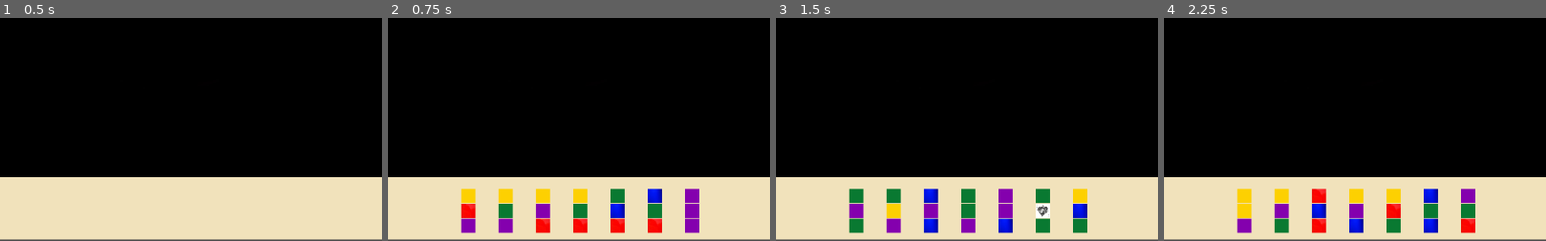
Above: before the commit, frames 1-4 (left to right).
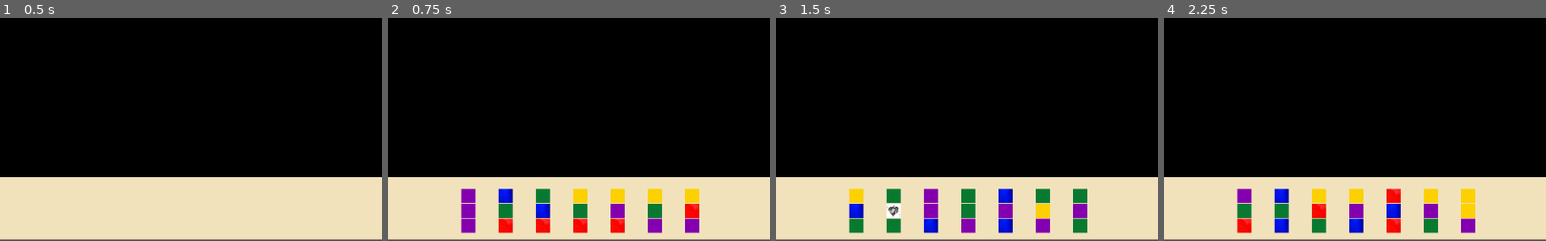
Above: after the commit, the same moments.

Repository: tartempion-sdr/chromino-V2
Game: Godot game, scene res://Node2D.tscn
Same seed, same stepped clock (60 frames per second), same inputs: the game is played once before the commit and once after it.
Inputs:
- Up to frame 1 (0.5 s): no input
- Up to frame 2 (0.75 s): click "JETONS DISPONIBLE =" at 0.5 s
- Up to frame 3 (1.5 s): click "JETONS DISPONIBLE = 73" at 1.25 s
- Up to frame 4 (2.25 s): click "JETONS DISPONIBLE = 66" at 2 s
The pictures show only the part of the screen within x 28-78%, y 50-100%; the shares and areas given below are measured in that part.

Frame 1 is identical in both runs. In frame 2, 3.1% of the frame differs, in the area x 19-82%, y 76-97%; in frame 3, 2.5%; in frame 4, 4.6%.
Error after the commit: Invalid get index '7' (on base: 'Array'). (res://Node2D.gd:247)

Commit message:
bug flehe corige + func affihe ajoute  ok stable

Diff:
--- a/Node2D.gd
+++ b/Node2D.gd
@@ -143,7 +143,7 @@
 (Vector2(650, 560)),
 (Vector2(700, 560))]
 
-var list_affihe_position_porte_jetons = []
+var list_affiche_position_porte_jetons = []
 var random = RandomNumberGenerator.new()
 var hazard
 func _ready():
@@ -220,17 +220,31 @@
 
 	print("random" + str(hazard))
 	var instance_jeton = scene_jeton.instance()
-	instance_jeton.position = list_position_pioche_jetons[d]
+
 	instance_jeton.visible = true
 	instance_jeton.get_node("CollisionShape2D/Spritemilieu/Spritehaut").texture = list_couleurs_jetons[hazard][0]
 	instance_jeton.get_node("CollisionShape2D/Spritemilieu").texture = list_couleurs_jetons[hazard][1]
 	instance_jeton.get_node("CollisionShape2D/Spritemilieu/Spritebas").texture = list_couleurs_jetons[hazard][2]
 	list_couleurs_jetons[hazard][3] = false
-	list_affihe_position_porte_jetons.append(list_couleurs_jetons[hazard])
+	list_couleurs_jetons[hazard].append(jeton_child)
+	list_affiche_position_porte_jetons.insert(0, list_couleurs_jetons[hazard])
 	add_child(instance_jeton)
-	list_affihe_position_porte_jetons[-1].append(jeton_child)
+
+
 	jeton_child += 1
-	print(list_affihe_position_porte_jetons[-1])
+
+	instance_jeton.position = list_position_pioche_jetons[0]
+	print(list_affiche_position_porte_jetons[0])
+	print(list_affiche_position_porte_jetons)
+
+
+func affiche_jetons_piocher():
+	for f in len(list_affiche_position_porte_jetons):
+		var child_jeton = get_child(list_affiche_position_porte_jetons[f][5])
+
+		if child_jeton is Area2D:
+
+			child_jeton.position = list_position_pioche_jetons[f]
 
 
 func affiche_nb_jetons_restant():
@@ -244,14 +258,12 @@
 
 
 
-				#print(e)
-			#print("restant " + str(list_couleurs_jetons[0][3].count(true)))
-
 
 
 func child_pioche_jetons():
 	for d in nb_jetons_pioche:
 		pioche_jetons(d)
+		affiche_jetons_piocher()
 		affiche_nb_jetons_restant()
 
 
@@ -297,46 +309,37 @@
 
 func _on_Button_droite_button_down():
 
-	if len(list_affihe_position_porte_jetons) == 0:
+	if len(list_affiche_position_porte_jetons) == 0:
 		print("pioche dabore")
-	elif len(list_affihe_position_porte_jetons) >= 0:
-
-		var prem_element = list_position_pioche_jetons.pop_front()
-		list_position_pioche_jetons.append(prem_element)
-
-		for f in len(list_affihe_position_porte_jetons):
-			var child_jeton = get_child(list_affihe_position_porte_jetons[f][5])
-
-			if child_jeton is Area2D:
-
-				child_jeton.position = list_position_pioche_jetons[f]
-				print(list_position_pioche_jetons)
+	elif len(list_affiche_position_porte_jetons) >= 0:
+		print("droite")
+
+		var last_element = list_affiche_position_porte_jetons.pop_back()
+		list_affiche_position_porte_jetons.insert(0, last_element)
+
+		affiche_jetons_piocher()
 
 
 func _on_Button_gauche_button_down():
 
 
-	if len(list_affihe_position_porte_jetons) == 0:
+	if len(list_affiche_position_porte_jetons) == 0:
 		print("pioche dabore")
-	elif len(list_affihe_position_porte_jetons) >= 0:
-
-		var last_element = list_position_pioche_jetons.pop_back()
-		list_position_pioche_jetons.insert(0, last_element)
-
-		for f in len(list_affihe_position_porte_jetons):
-
-			var child_jeton = get_child(list_affihe_position_porte_jetons[f][5])
-
-			if child_jeton is Area2D:
-				child_jeton.position = list_position_pioche_jetons[f]
+	elif len(list_affiche_position_porte_jetons) >= 0:
+
+		var prem_element = list_affiche_position_porte_jetons.pop_front()
+		list_affiche_position_porte_jetons.append(prem_element)
+
+
+		affiche_jetons_piocher()
 
 func _on_Button_tourne_button_down():
 
-	if len(list_affihe_position_porte_jetons) == 0:
+	if len(list_affiche_position_porte_jetons) == 0:
 		print("pioche dabore")
 
-	elif len(list_affihe_position_porte_jetons) >= 0:
-		var child_jeton = get_child(list_affihe_position_porte_jetons[0][5])
+	elif len(list_affiche_position_porte_jetons) >= 0:
+		var child_jeton = get_child(list_affiche_position_porte_jetons[0][5])
 
 		if child_jeton is Area2D:
 			child_jeton.get_node("CollisionShape2D").rotation_degrees += 90
